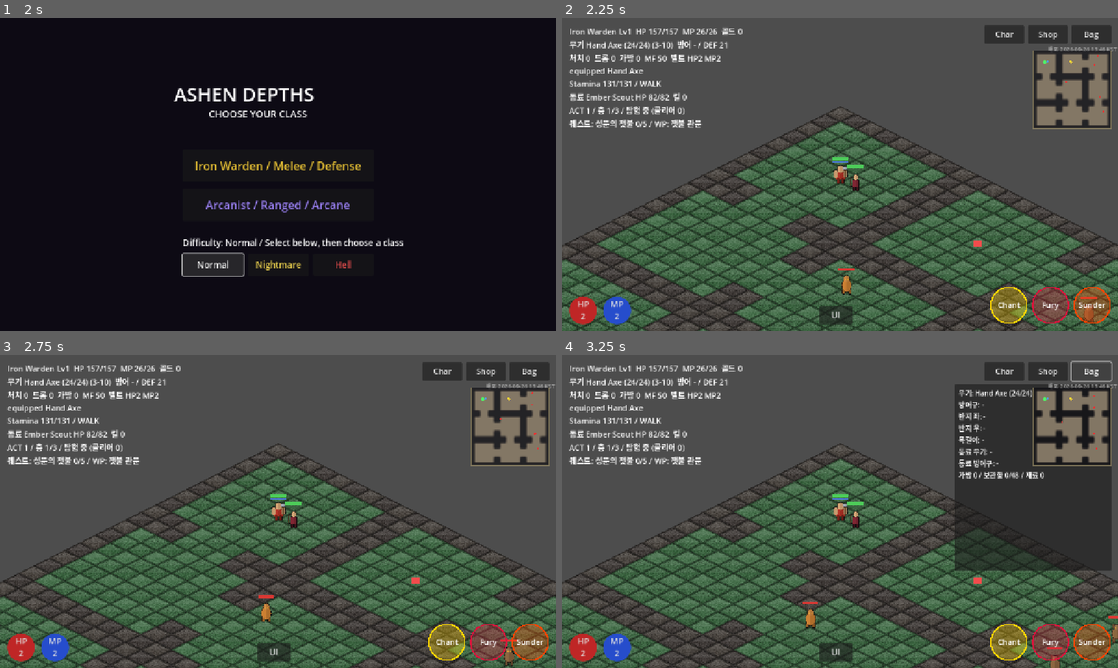
Above: before the commit, frames 1-4 (two rows, left to right).
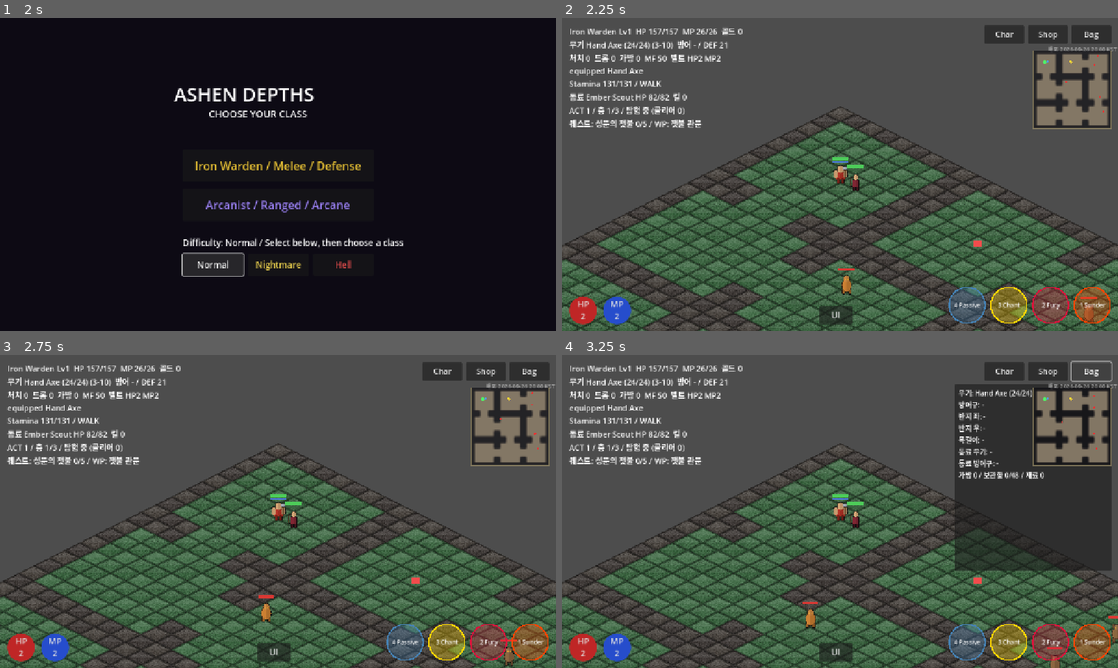
Above: after the commit, the same moments.

Repository: jflakeee/diablo
Game: Godot game, scene res://main.tscn
Same seed, same stepped clock (60 frames per second), same inputs: the game is played once before the commit and once after it.
Inputs:
- Up to frame 1 (2 s): click "Normal" at 0.5 s; click "Normal" at 1.25 s
- Up to frame 2 (2.25 s): click "Iron Warden / Melee / Defense" at 2 s
- Up to frame 3 (2.75 s): no input
- Up to frame 4 (3.25 s): click "Bag" at 2.75 s

Frame 1 is identical in both runs. In frame 2, 0.8% of the frame differs, in the area x 69-98%, y 9-98%; in frame 3, 0.8%; in frame 4, 0.8%.

Commit message:
Add fullscreen and PC keyboard controls

Diff:
--- a/prototype/game_dungeon/main.gd
+++ b/prototype/game_dungeon/main.gd
@@ -31,7 +31,7 @@
 const Stamina := preload("res://stamina.gd")
 const DeathSystem := preload("res://death_system.gd")
 const Stash := preload("res://stash.gd")
-const DEPLOYED_AT_KST := "2026-09-26 13:46 KST"
+const DEPLOYED_AT_KST := "2026-09-26 20:00 KST"
 
 var _grid: Array = []
 var _astar: AStarGrid2D
@@ -119,6 +119,7 @@
 var _settings_panel: Panel
 var _settings_scale_button: Button
 var _settings_text_button: Button
+var _settings_fullscreen_button: Button
 var _minimap: Control
 var _inv_panel: Panel
 var _inv_vbox: VBoxContainer
@@ -798,13 +799,15 @@
 	ui.add_child(_joy)
 	# 스킬 버튼(확대): 우하단 2개 + 위 1개
 	if _class == "arcanist":
-		_add_skill_button(ui, "ember_bolt", "Ember", Color.ORANGE_RED, mobile_layout["skill_primary"], mobile_layout["skill_size"])
-		_add_skill_button(ui, "frost_shard", "Frost", Color.SKY_BLUE, mobile_layout["skill_secondary"], mobile_layout["skill_size"])
-		_add_skill_button(ui, "storm_lance", "Storm", Color.YELLOW, mobile_layout["skill_utility"], mobile_layout["skill_size"])
+		_add_skill_button(ui, "ember_bolt", "1 Ember", Color.ORANGE_RED, mobile_layout["skill_primary"], mobile_layout["skill_size"])
+		_add_skill_button(ui, "frost_shard", "2 Frost", Color.SKY_BLUE, mobile_layout["skill_secondary"], mobile_layout["skill_size"])
+		_add_skill_button(ui, "storm_lance", "3 Storm", Color.YELLOW, mobile_layout["skill_utility"], mobile_layout["skill_size"])
+		_add_skill_button(ui, "phase_step", "4 Phase", Color.MEDIUM_PURPLE, mobile_layout["skill_quaternary"], mobile_layout["skill_size"])
 	else:
-		_add_skill_button(ui, "sundering_strike", "Sunder", Color.ORANGE_RED, mobile_layout["skill_primary"], mobile_layout["skill_size"])
-		_add_skill_button(ui, "void_fury", "Fury", Color.CRIMSON, mobile_layout["skill_secondary"], mobile_layout["skill_size"])
-		_add_skill_button(ui, "iron_chant", "Chant", Color.GOLD, mobile_layout["skill_utility"], mobile_layout["skill_size"])
+		_add_skill_button(ui, "sundering_strike", "1 Sunder", Color.ORANGE_RED, mobile_layout["skill_primary"], mobile_layout["skill_size"])
+		_add_skill_button(ui, "void_fury", "2 Fury", Color.CRIMSON, mobile_layout["skill_secondary"], mobile_layout["skill_size"])
+		_add_skill_button(ui, "iron_chant", "3 Chant", Color.GOLD, mobile_layout["skill_utility"], mobile_layout["skill_size"])
+		_add_skill_button(ui, "weapon_discipline", "4 Passive", Color.STEEL_BLUE, mobile_layout["skill_quaternary"], mobile_layout["skill_size"])
 
 	var bag := Button.new()
 	bag.text = "Bag"
@@ -882,7 +885,7 @@
 
 	_settings_panel = Panel.new()
 	_settings_panel.position = mobile_layout["settings_panel"]
-	_settings_panel.size = Vector2(360, 370)
+	_settings_panel.size = Vector2(360, 430)
 	_settings_panel.visible = false
 	ui.add_child(_settings_panel)
 	_build_settings_panel()
@@ -913,6 +916,7 @@
 		_recompute_player()
 
 	_data_selftest()
+	_pc_input_selftest()
 	if _auto_quit:
 		_craft_selftest()
 		_act_reward_selftest()
@@ -1017,14 +1021,45 @@
 	if not _started or _auto_quit:
 		return
 	if event is InputEventKey and event.pressed and not event.echo:
-		if event.keycode == KEY_1:
+		if event.keycode >= KEY_1 and event.keycode <= KEY_4:
+			_on_skill_used(_skill_slot_ids()[event.keycode - KEY_1])
+		elif event.keycode == KEY_5:
 			_quaff_health()
-		elif event.keycode == KEY_2:
+		elif event.keycode == KEY_6:
 			_quaff_mana()
 		elif event.keycode == KEY_F5:
 			_save_game()
 		elif event.keycode == KEY_F9:
 			_load_game()
+		elif event.keycode == KEY_F11:
+			_toggle_fullscreen()
+		elif event.keycode == KEY_ESCAPE and DisplayServer.window_get_mode() == DisplayServer.WINDOW_MODE_FULLSCREEN:
+			_toggle_fullscreen()
+
+func _skill_slot_ids() -> Array[String]:
+	if _class == "arcanist":
+		return ["ember_bolt", "frost_shard", "storm_lance", "phase_step"]
+	return ["sundering_strike", "void_fury", "iron_chant", "weapon_discipline"]
+
+func _keyboard_move_vector() -> Vector2:
+	var left := Input.is_key_pressed(KEY_LEFT) or Input.is_physical_key_pressed(KEY_A)
+	var right := Input.is_key_pressed(KEY_RIGHT) or Input.is_physical_key_pressed(KEY_D)
+	var up := Input.is_key_pressed(KEY_UP) or Input.is_physical_key_pressed(KEY_W)
+	var down := Input.is_key_pressed(KEY_DOWN) or Input.is_physical_key_pressed(KEY_S)
+	return _movement_vector_from_flags(left, right, up, down)
+
+func _movement_vector_from_flags(left: bool, right: bool, up: bool, down: bool) -> Vector2:
+	return Vector2(float(int(right) - int(left)), float(int(down) - int(up))).normalized()
+
+func _pc_input_selftest() -> void:
+	var slots_ok := _skill_slot_ids().size() == 4
+	var left_ok := _movement_vector_from_flags(true, false, false, false) == Vector2.LEFT
+	var diagonal := _movement_vector_from_flags(false, true, true, false)
+	var diagonal_ok := diagonal.x > 0.0 and diagonal.y < 0.0 and is_equal_approx(diagonal.length(), 1.0)
+	var ok := slots_ok and left_ok and diagonal_ok
+	print("[PC_INPUT] wasd=true arrows=true skill_keys=1/2/3/4 fullscreen=F11 verdict=", "PASS" if ok else "FAIL")
+	if not ok:
+		push_error("PC input self-test failed")
 
 func _make_potion_button(glyph: String, col: Color, pos: Vector2, cb: Callable, control_size: Vector2) -> Button:
 	var b := Button.new()
@@ -1043,7 +1078,7 @@
 func _build_settings_panel() -> void:
 	var box := VBoxContainer.new()
 	box.position = Vector2(12, 12)
-	box.custom_minimum_size = Vector2(336, 346)
+	box.custom_minimum_size = Vector2(336, 406)
 	_settings_panel.add_child(box)
 	var title := Label.new()
 	title.text = "접근성 / UI 설정"
@@ -1057,6 +1092,10 @@
 	_settings_text_button.custom_minimum_size = Vector2(336, 52)
 	_settings_text_button.pressed.connect(_cycle_text_scale)
 	box.add_child(_settings_text_button)
+	_settings_fullscreen_button = Button.new()
+	_settings_fullscreen_button.custom_minimum_size = Vector2(336, 52)
+	_settings_fullscreen_button.pressed.connect(_toggle_fullscreen)
+	box.add_child(_settings_fullscreen_button)
 	var save_button := Button.new()
 	save_button.text = "게임 저장"
 	save_button.custom_minimum_size = Vector2(336, 52)
@@ -1078,6 +1117,14 @@
 		_settings_scale_button.text = "UI 배율: %d%%" % roundi(_accessibility.ui_scale * 100.0)
 	if _settings_text_button:
 		_settings_text_button.text = "본문 텍스트: %s" % ("크게" if _accessibility.text_scale > 1.0 else "보통")
+	if _settings_fullscreen_button:
+		var fullscreen := DisplayServer.window_get_mode() == DisplayServer.WINDOW_MODE_FULLSCREEN
+		_settings_fullscreen_button.text = "전체화면 종료 (F11)" if fullscreen else "전체화면 (F11)"
+
+func _toggle_fullscreen() -> void:
+	var fullscreen := DisplayServer.window_get_mode() == DisplayServer.WINDOW_MODE_FULLSCREEN
+	DisplayServer.window_set_mode(DisplayServer.WINDOW_MODE_WINDOWED if fullscreen else DisplayServer.WINDOW_MODE_FULLSCREEN)
+	_refresh_settings_labels()
 
 func _cycle_ui_scale() -> void:
 	_accessibility.cycle_ui_scale()
@@ -1251,7 +1298,10 @@
 	if _auto_quit:
 		_auto_play(delta)
 	else:
-		var dir := _screen_dir_to_grid(_joy.value if _joy else Vector2.ZERO)
+		var move_input := _keyboard_move_vector()
+		if move_input == Vector2.ZERO and _joy:
+			move_input = _joy.value
+		var dir := _screen_dir_to_grid(move_input)
 		if dir != Vector2.ZERO:
 			_walk_toward(_player.gx + dir.x, _player.gy + dir.y, delta)
 
@@ -1699,6 +1749,9 @@
 func _on_skill_used(id: String) -> void:
 	if _player.skill_level(id) <= 0:
 		_combat_log = "아직 배우지 않은 스킬"
+		return
+	if id == "weapon_discipline":
+		_combat_log = "Weapon Discipline: passive skill"
 		return
 	if id == "iron_chant":
 		_cast_iron_chant()
--- a/prototype/game_dungeon/mobile_ui.gd
+++ b/prototype/game_dungeon/mobile_ui.gd
@@ -49,9 +49,11 @@
 	var minimap_x := (left + right - minimap_size.x) * 0.5 if mobile and area.size.y < 650.0 else right - minimap_size.x
 	var skill_primary := Vector2(right - skill_size.x, bottom - skill_size.y)
 	var skill_secondary := Vector2(right - skill_size.x * 2.0 - 8, bottom - skill_size.y)
-	var skill_utility := Vector2(right - skill_size.x * 1.5 - 4, bottom - skill_size.y * 2.0 - 8)
+	var skill_utility := Vector2(right - skill_size.x, bottom - skill_size.y * 2.0 - 8)
+	var skill_quaternary := Vector2(right - skill_size.x * 2.0 - 8, bottom - skill_size.y * 2.0 - 8)
 	if not mobile:
 		skill_utility = Vector2(right - skill_size.x * 3.0 - 16, bottom - skill_size.y)
+		skill_quaternary = Vector2(right - skill_size.x * 4.0 - 24, bottom - skill_size.y)
 	return {
 		"mobile": mobile, "menu_size": menu_size, "skill_size": skill_size, "potion_size": potion_size, "minimap_size": minimap_size,
 		"hud": Vector2(left, top),
@@ -63,6 +65,7 @@
 		"skill_primary": skill_primary,
 		"skill_secondary": skill_secondary,
 		"skill_utility": skill_utility,
+		"skill_quaternary": skill_quaternary,
 		"panel": Vector2(right - 360, top + menu_size.y + 8),
 		"settings": Vector2((left + right - 96) * 0.5, bottom - (56 if mobile else 42)),
 		"settings_panel": Vector2((left + right - 360) * 0.5, (top + bottom - 250) * 0.5),
@@ -83,6 +86,7 @@
 		"skill_primary": Rect2(positions["skill_primary"], skill_size),
 		"skill_secondary": Rect2(positions["skill_secondary"], skill_size),
 		"skill_utility": Rect2(positions["skill_utility"], skill_size),
+		"skill_quaternary": Rect2(positions["skill_quaternary"], skill_size),
 		"minimap": Rect2(positions["minimap"], minimap_size),
 	}
 	if mobile:
--- a/prototype/game_dungeon/skill_button.gd
+++ b/prototype/game_dungeon/skill_button.gd
@@ -25,4 +25,4 @@
 	draw_circle(c, r, base)
 	draw_arc(c, r, 0.0, TAU, 40, color, 3.0)
 	var f := ThemeDB.fallback_font
-	draw_string(f, c + Vector2(-r + 8, 6), label_text, HORIZONTAL_ALIGNMENT_CENTER, 2 * r - 16, 18 if size.x < 100 else 22, Color.WHITE)
+	draw_string(f, c + Vector2(-r + 6, 5), label_text, HORIZONTAL_ALIGNMENT_CENTER, 2 * r - 12, 14 if size.x < 100 else 20, Color.WHITE)
Not shown, changed: docs/SYSTEM_TEST_MATRIX.md
Not shown, changed: prototype/game_dungeon/README.md
